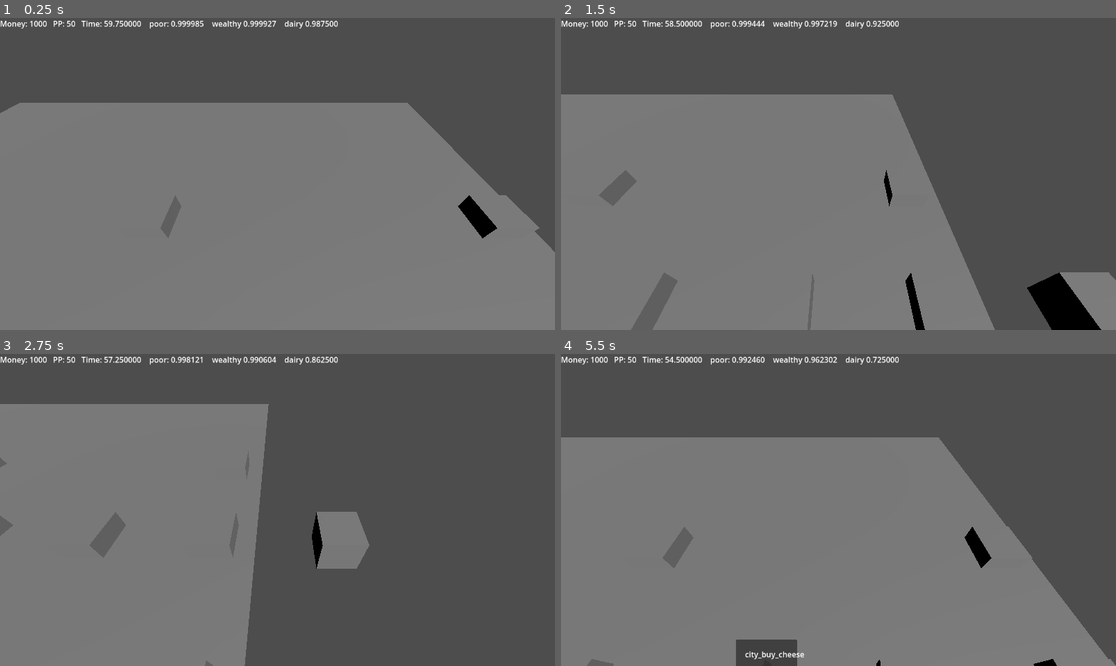
Above: before the commit, frames 1-4 (two rows, left to right).
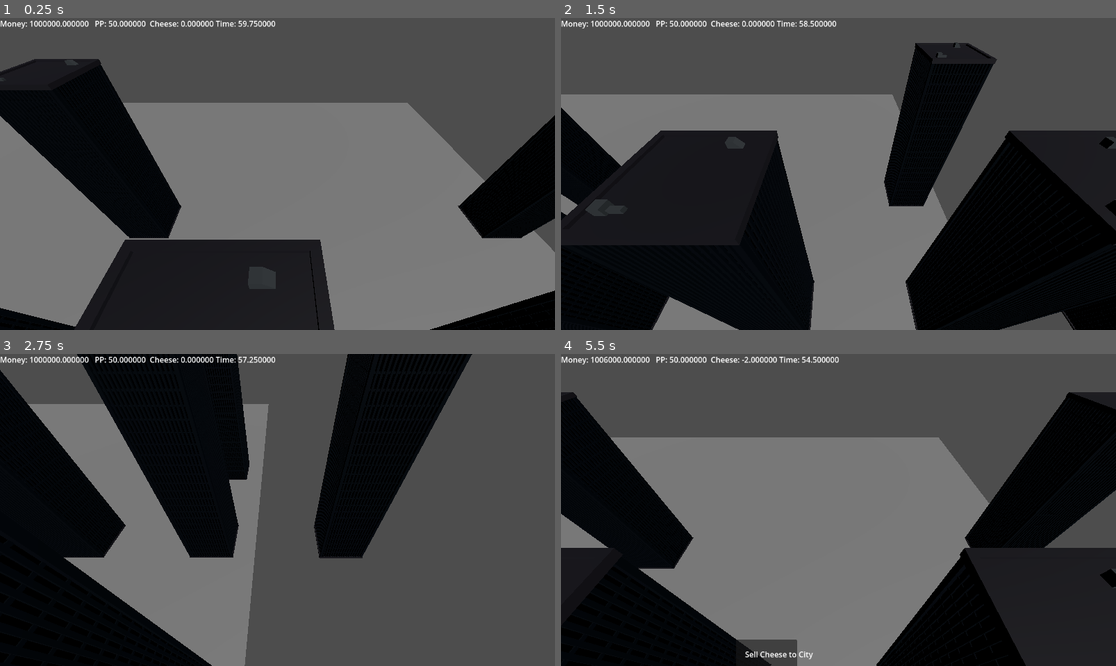
Above: after the commit, the same moments.

Repository: DripBoolean/cheese-game
Game: Godot game, scene res://scenes/world_root.tscn
Two runs of this game, one before a commit and one after it. Both use one fixed random seed, a clock stepped at 60 frames per second and the inputs below.
Inputs (mouse positions are in pixels of both pictures, inside the frame that each line leads up to):
- Up to frame 1 (0.25 s): no input
- Up to frame 2 (1.5 s): move the mouse to (960, 158) at 0.52 s; hold D (move_right) 0.53-1.28 s; tap Mouse wheel up (zoom_in) at 0.6 s; move the mouse to (727, 189) at 1.27 s; hold S (move_back) from 1.28 s (still down); tap Mouse wheel down (zoom_out) at 1.35 s
- Up to frame 3 (2.75 s): move the mouse to (333, 441) at 2.02 s; release S (move_back) at 2.03 s; hold D (move_right) from 2.03 s (still down); tap Mouse wheel up (zoom_in) at 2.1 s
- Up to frame 4 (5.5 s): move the mouse to (810, 572) at 2.77 s; release D (move_right) at 2.78 s; hold W (move_forward) 2.78-3.5 s; tap Mouse wheel down (zoom_out) at 2.85, 5.1 s; click "👍" at 3.5 s; move the mouse to (1005, 556) at 4.27 s; hold A (move_left) from 4.28 s (still down); tap Mouse wheel up (zoom_in) at 4.35 s; move the mouse to (672, 463) at 5.02 s

The runs differ from the first frame. In frame 1, 28% of the frame differs, in the area x 0-100%, y 0-100%; in frame 2, 50%; in frame 3, 40%; in frame 4, 38%.

Commit message:
bubble shit

Diff:
--- a/scenes/building.gd
+++ b/scenes/building.gd
@@ -16,6 +16,9 @@
 		add_child(new_bubble)
 
 func _ready():
+	if type == "Office":
+		$Tower1.visible = true
+		print("OfficeTime!")
 	pass # Replace with function body.
 
 
--- a/scenes/building.tscn
+++ b/scenes/building.tscn
@@ -1,11 +1,18 @@
-[gd_scene load_steps=3 format=3 uid="uid://b2wb1tgwan7he"]
+[gd_scene load_steps=4 format=3 uid="uid://b2wb1tgwan7he"]
 
 [ext_resource type="Script" path="res://scenes/building.gd" id="1_x14ni"]
+[ext_resource type="PackedScene" uid="uid://cpi2my4pg45nd" path="res://assets/Tower1.glb" id="2_r2s5d"]
 
-[sub_resource type="BoxMesh" id="BoxMesh_g1gyv"]
+[sub_resource type="BoxMesh" id="BoxMesh_lbb3g"]
 
 [node name="Building" type="Node3D"]
 script = ExtResource("1_x14ni")
 
-[node name="MeshInstance3D" type="MeshInstance3D" parent="."]
-mesh = SubResource("BoxMesh_g1gyv")
+[node name="Mesh" type="MeshInstance3D" parent="."]
+visible = false
+mesh = SubResource("BoxMesh_lbb3g")
+
+[node name="Tower1" parent="." instance=ExtResource("2_r2s5d")]
+transform = Transform3D(0.05, 0, 0, 0, 0.05, 0, 0, 0, 0.05, 0, 0, 0)
+
+[editable path="Tower1"]
--- a/scenes/map.gd
+++ b/scenes/map.gd
@@ -13,6 +13,10 @@
 	{"type": "TownHouse", "area": "suburb", "position": Vector3(9, 0, -3)},
 ]
 
+var money = 1000000.0
+var peepee = 50.0
+var cheese = 0.0
+var time_till_next_election = 60.0
 var request_interval = 3.0
 var time_since_last_request = 0.0
 
@@ -29,7 +33,18 @@
 		add_child(new_building)
 
 func enact_request(request_outcome):
-	$Player.enact_request(request_outcome)
+	if request_outcome == "give_farm_money":
+		money -= 1000.0
+	if request_outcome == "give_city_money":
+		money -= 1000.0
+	if request_outcome == "give_suburb_money":
+		money -= 2000.0
+	if request_outcome == "buy_milk":
+		money -= 5000.0
+		cheese += 4
+	if request_outcome == "sell_cheese":
+		money += 6000.0
+		cheese -= 2
 
 # Called when the node enters the scene tree for the first time.
 func _ready():
@@ -48,6 +63,11 @@
 
 # Called every frame. 'delta' is the elapsed time since the previous frame.
 func _process(delta):
+	time_till_next_election -= delta
+
+
+	$UI/Stats.text = "Money: %f   PP: %f  Cheese: %f Time: %f" % [money, peepee, cheese, time_till_next_election]
+
 	time_since_last_request += delta
 
 	if time_since_last_request > request_interval:
--- a/scenes/map.tscn
+++ b/scenes/map.tscn
@@ -23,3 +23,15 @@
 
 [node name="EventController" type="Node" parent="."]
 script = ExtResource("3_xe1g8")
+
+[node name="UI" type="Control" parent="."]
+layout_mode = 3
+anchors_preset = 0
+offset_right = 40.0
+offset_bottom = 40.0
+mouse_filter = 1
+
+[node name="Stats" type="Label" parent="UI"]
+layout_mode = 0
+offset_right = 40.0
+offset_bottom = 23.0
--- a/scenes/player.gd
+++ /dev/null
@@ -1,18 +0,0 @@
-extends Node3D
-
-const SPEED = 5.0
-const SCROLL_SPEED = 1.0
-
-# Called when the node enters the scene tree for the first time.
-func _ready():
-	pass # Replace with function body.
-
-
-
-
-# Called every frame. 'delta' is the elapsed time since the previous frame.
-func _process(delta):
-	var input_dir2 := Input.get_vector("move_left", "move_right", "move_up", "move_down")
-	var input_dir3 := Vector3(input_dir2.x, 0, input_dir2.y)
-
-	position += SPEED * input_dir3 * delta
--- a/scenes/player.tscn
+++ b/scenes/player.tscn
@@ -13,15 +13,3 @@
 
 [node name="CollisionShape3D" type="CollisionShape3D" parent="."]
 shape = SubResource("SphereShape3D_8de0g")
-
-[node name="UI" type="Control" parent="."]
-layout_mode = 3
-anchors_preset = 0
-offset_right = 40.0
-offset_bottom = 40.0
-mouse_filter = 1
-
-[node name="Stats" type="Label" parent="UI"]
-layout_mode = 0
-offset_right = 40.0
-offset_bottom = 23.0
--- a/scenes/player_movement.gd
+++ b/scenes/player_movement.gd
@@ -1,35 +1,10 @@
 extends CharacterBody3D
 
-var money = 1000
-var peepee = 50
-var time_till_next_election = 60.0
-
-var dairy_market_health = 1.0
-var dairy_market_demand = 0.0
-var poor_health = 1.0
-var wealthy_health = 1.0
 
 const SPEED = 5.0
 const SCROLL_SPEED = 1.0
 @onready var camera_ref = $Camera3D
 
-func enact_request(policy_name):
-	if policy_name == "Do Nothing":
-		return
-
-func _process(delta):
-	time_till_next_election -= delta
-
-	poor_health +=  (dairy_market_health - 1) * 0.01 * delta
-
-	wealthy_health += (dairy_market_health - 1) * 0.05 * delta
-
-	dairy_market_health -= delta * 0.05
-
-	#dairy_market_health -= delta * 0.01
-
-
-	$UI/Stats.text = "Money: %d   PP: %d   Time: %f    poor: %f    wealthy %f    dairy %f" % [money, peepee, time_till_next_election, poor_health, wealthy_health, dairy_market_health]
 
 func _physics_process(delta: float) -> void:
 	# Get the input direction and handle the movement/deceleration.
--- a/scenes/thought_bubble.gd
+++ b/scenes/thought_bubble.gd
@@ -10,6 +10,25 @@
 # Called when the node enters the scene tree for the first time.
 func _ready():
 	$Label.text = request
+	if request == "farm_ask_money":
+		$Label.text = "Subsidise Farms"
+		yes_outcome = "give_farm_money"
+	if request == "city_ask_money":
+		$Label.text = "City Stipend"
+		yes_outcome = "give_city_money"
+	if request == "suburb_ask_money":
+		$Label.text = "Single Mom Asks for Money"
+		yes_outcome = "give_suburb_money"
+	if request == "farm_sell_cheese":
+		$Label.text = "Buy Milk From Farms"
+		yes_outcome = "buy_milk"
+	if request == "city_buy_cheese":
+		$Label.text = "Sell Cheese to City"
+		yes_outcome = "sell_cheese"
+	if request == "suburb_buy_cheese":
+		$Label.text = "Sell Cheese to Town"
+		yes_outcome = "sell_cheese"
+
 
 
 # Called every frame. 'delta' is the elapsed time since the previous frame.
